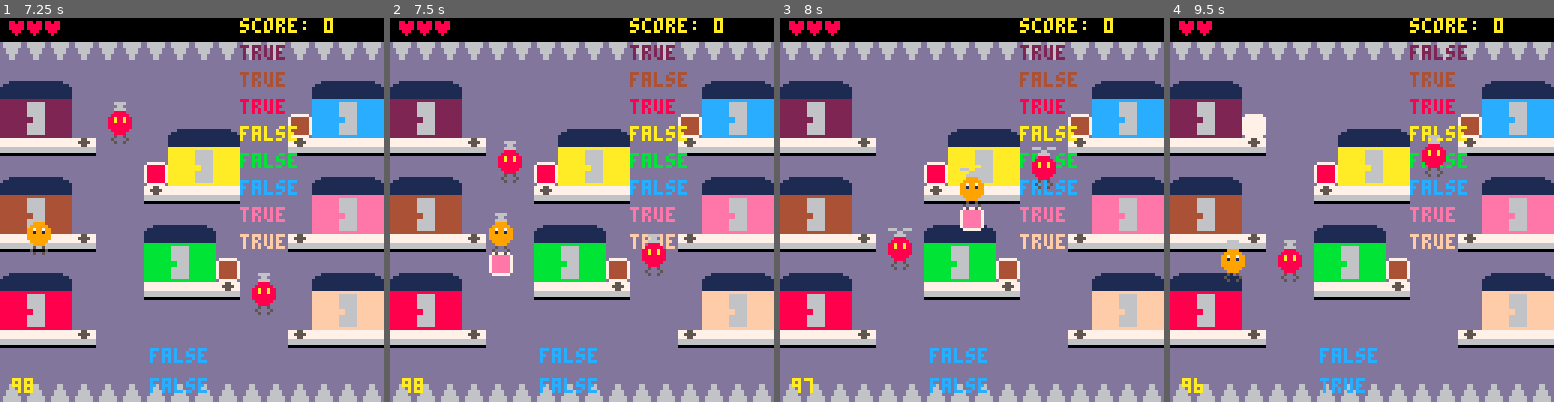
Above: before the commit, frames 1-4 (left to right).
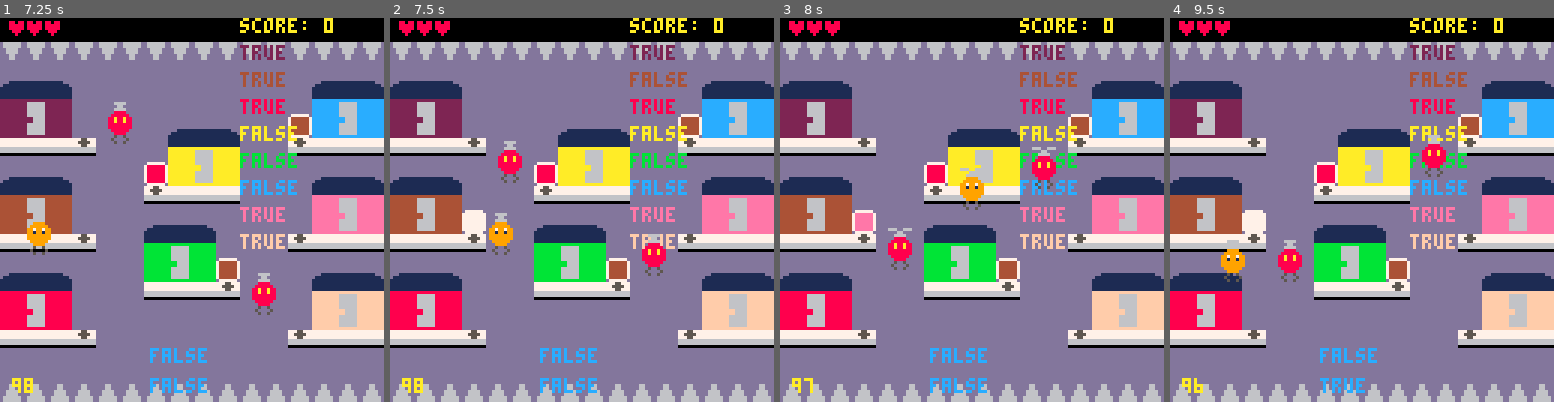
Above: after the commit, the same moments.

Repository: FlavioIero/Delivery
Game: PICO-8 cartridge atari.p8
Two runs of this game, one before a commit and one after it. Both use one fixed random seed, a clock stepped at 60 frames per second and the inputs below.
Inputs:
- Up to frame 1 (7.25 s): tap O (Z key) at 0.33, 0.7, 1.43, 2.22, 3.1, 3.98, 4.87, 5.75, 6.63 s; tap X (X key) at 1.07, 2.07, 2.4, 2.73, 3.07, 3.4, 3.73, 4.07, 4.4, 4.73, 5.07, 5.4, 5.73, 6.07, 6.4, 6.73, 7.07 s; hold Left 1.97-2.37 s; hold Down 2.42-2.82 s; hold Right 2.87-3.53 s; hold Up 3.58-4.08 s; hold Right 4.13-4.53 s; hold Down 4.58-5.08 s; hold Left 5.13-5.8 s; hold Up 5.85-6.18 s; hold Left 6.23-6.63 s; hold Down 6.68-7.08 s; hold Right from 7.13 s (still down)
- Up to frame 2 (7.5 s): keep holding Right; tap X (X key) at 7.4 s
- Up to frame 3 (8 s): tap O (Z key) at 7.52 s; tap X (X key) at 7.73 s; release Right at 7.8 s; hold Up from 7.85 s (still down)
- Up to frame 4 (9.5 s): tap X (X key) every 0.33 s from 8.07 to 9.4 s; release Up at 8.35 s; hold Right 8.4-8.8 s; tap O (Z key) at 8.4, 9.28 s; hold Down 8.85-9.35 s; hold Left from 9.4 s (still down)

Frame 1 is identical in both runs. In frame 2, 0.7% of the frame differs, in the area x 18-33%, y 50-68%; in frame 3, 0.7%; in frame 4, 1.2%, in the area x 11-78%, y 0-57%.

Commit message:
press btn to grab box

Diff:
--- a/atari.p8
+++ b/atari.p8
@@ -343,7 +343,7 @@
 	if btn(⬆️) then
 		y -= vel end
 	self:shift(vector2.new(x,y))
-	if not self.hooked then
+	if btnp(🅾️) and not self.hooked then
 		self:try_hook() end
 end
 
